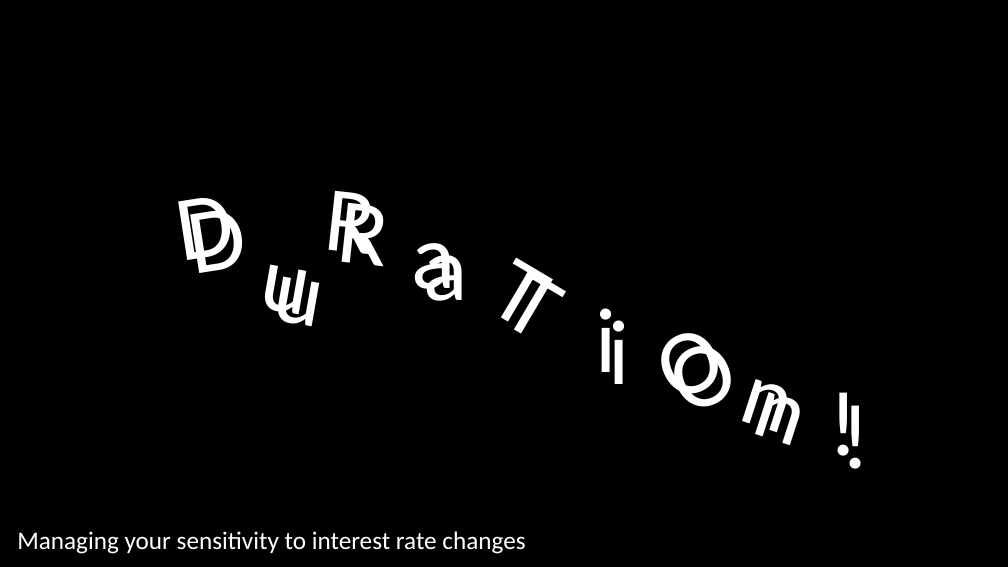
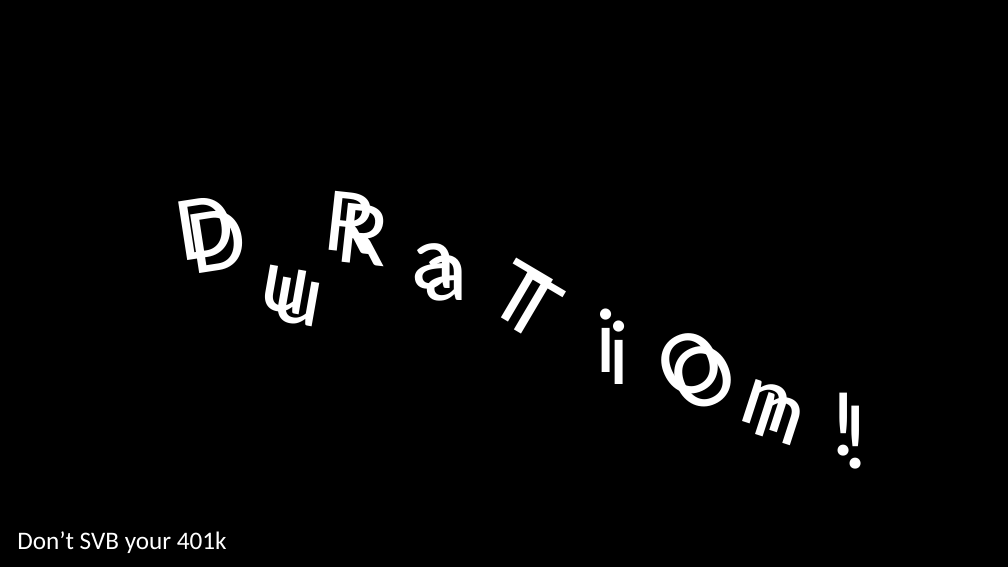
Before and after one commit to payseur/scott.github.io, a slide deck: slide 1 of projects/medium/duration.pptx. Drawn at 1008x567 pixels with LibreOffice and Linux fonts; fonts in the diff are those of the drawing. Boxes give left, top, right and bottom in pixels: in the first picture for what was removed or moved away, otherwise in the second. Text is boxed around its words. In the diff, an @@ line names an element or a change of style, - is before the commit and + after.

```diff
--- a/projects/medium/duration.pptx
+++ b/projects/medium/duration.pptx
@@ text at (17, 531, 227, 553): text changed @@
-Managing your sensitivity to interest rate changes
+Don’t SVB your 401k
```
Also in this commit, not shown: 4 other slides changed, 1 slide added, 5 other files.
